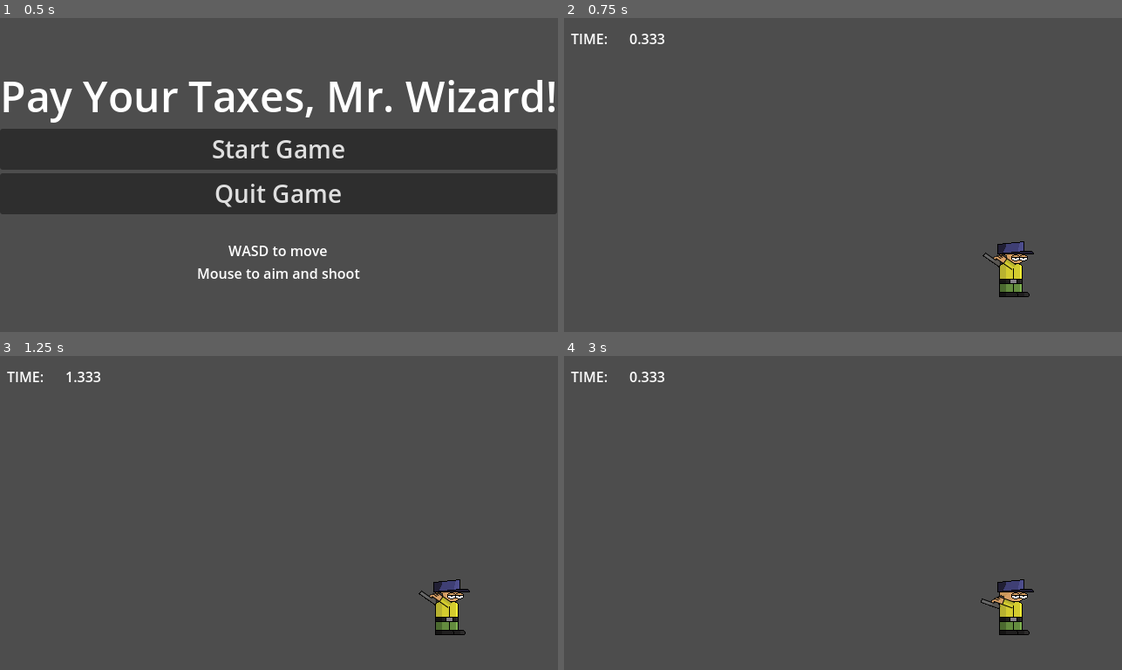
Above: before the commit, frames 1-4 (two rows, left to right).
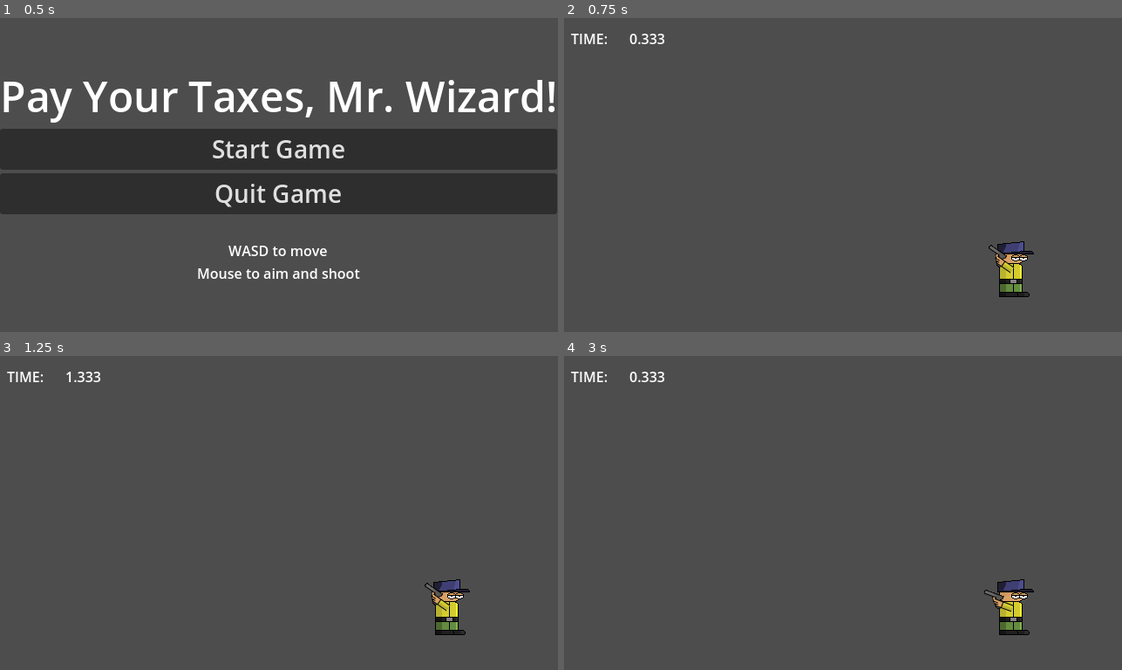
Above: after the commit, the same moments.

Repository: BriarLeaves/gun-wizard-loop-game
Game: Godot game, scene res://start_menu.tscn
Two runs of this game, one before a commit and one after it. Both use one fixed random seed, a clock stepped at 60 frames per second and the inputs below. The engine's default icon, where the game draws it, is replaced by a stand-in: a white triangle on a blue panel in a dark square. Sound files missing from this copy of the repository are replaced by a short silence.
Inputs (mouse positions are in pixels of both pictures, inside the frame that each line leads up to):
- Up to frame 1 (0.5 s): no input
- Up to frame 2 (0.75 s): click "Start Game" at 0.5 s
- Up to frame 3 (1.25 s): no input
- Up to frame 4 (3 s): tap Enter at 1.25 s; move the mouse to (965, 497) at 1.27 s; hold D (move_right) 1.28-2.03 s; click (965, 497) at 1.35 s; move the mouse to (731, 528) at 2.02 s; hold S (move_down) 2.03-2.75 s; click (731, 528) at 2.1 s; click "Play Again" at 2.75 s

Frame 1 is identical in both runs. In frame 2, 0.2% of the frame differs, in the area x 75-82%, y 72-82%; in frame 3, 0.2%; in frame 4, 0.2%.

Commit message:
Added player arm flipping based on mouse position

Diff:
--- a/gun-wizard-loop-game/bullet_manager.gd
+++ b/gun-wizard-loop-game/bullet_manager.gd
@@ -18,7 +18,10 @@
 func _process(delta: float) -> void:
 	mouse_position = get_viewport().get_mouse_position()
 	player_arm.look_at(mouse_position)
-
+	if player_arm.global_position.x < mouse_position.x:
+		player_arm.flip_v = false
+	else:
+		player_arm.flip_v = true
 
 func _on_player_shoot_bullet() -> void:
 	bullet_direction = (mouse_position - shooting_point.global_position).normalized()
